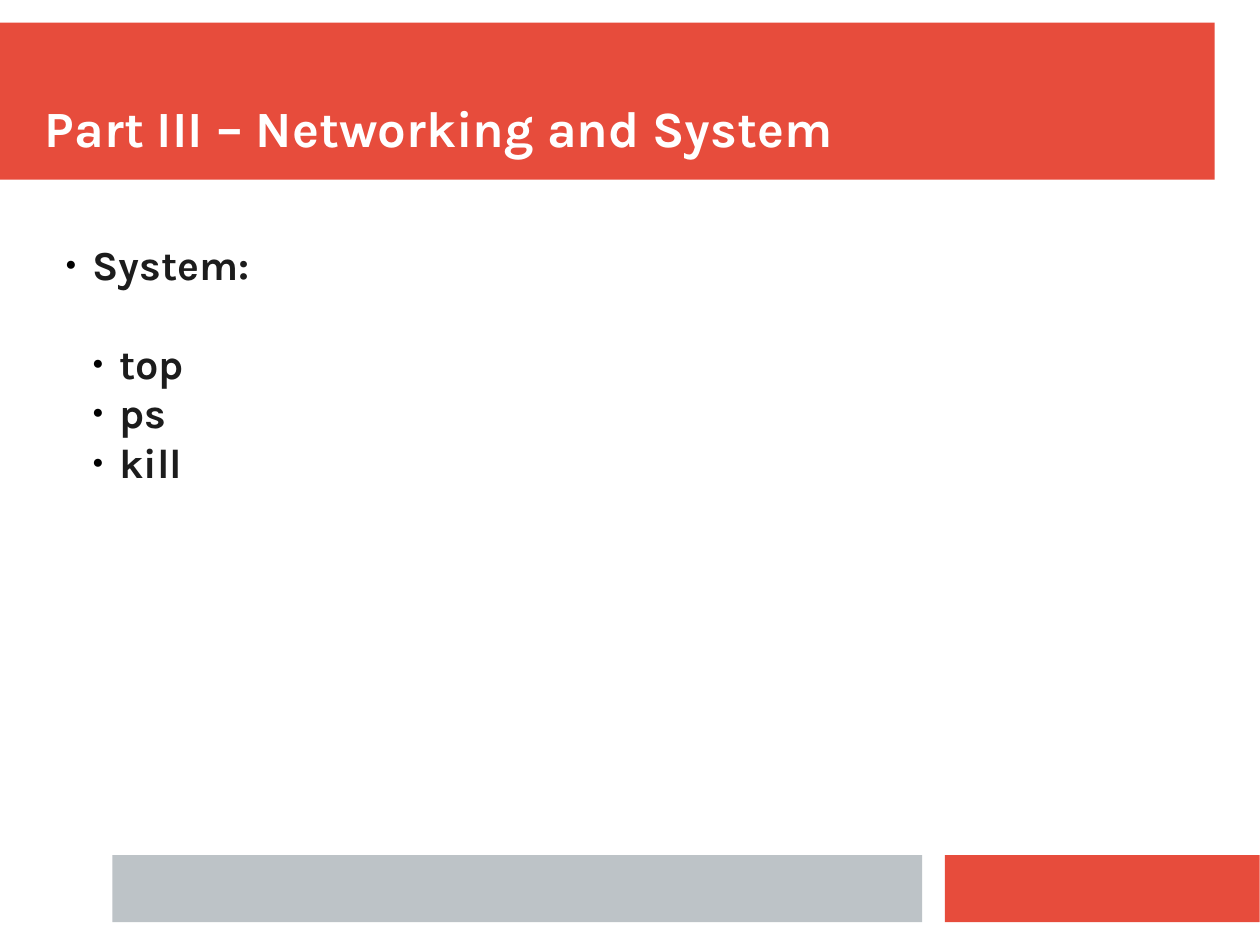
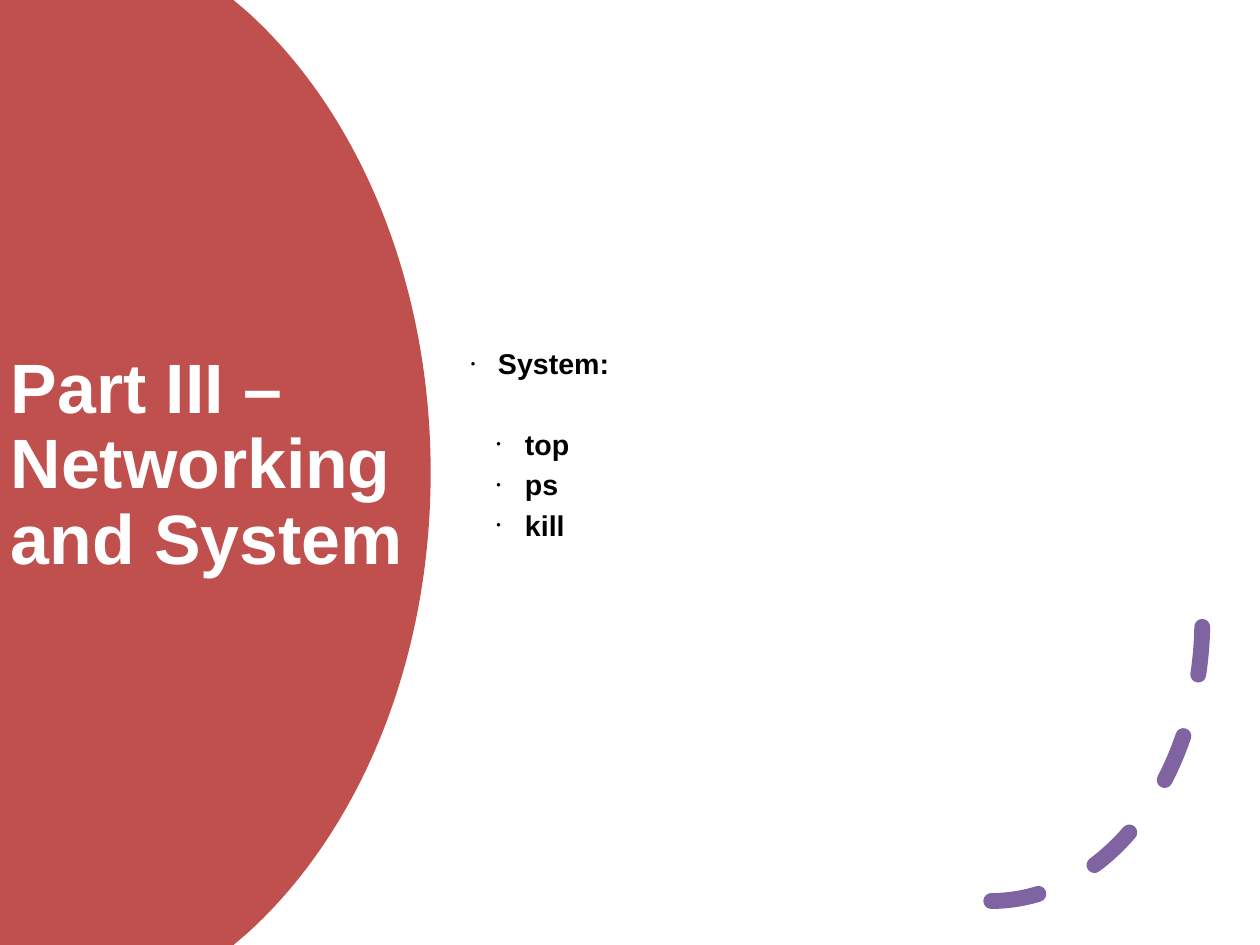
Before and after one commit to ianmiell/introduction-to-the-command-line, a slide deck: slide 18 of slides/introduction_to_the_command_line.pptx. Drawn at 1260x945 pixels with LibreOffice and Linux fonts; fonts in the diff are those of the drawing. Boxes give left, top, right and bottom in pixels: in the first picture for what was removed or moved away, otherwise in the second. Text is boxed around its words. In the diff, an @@ line names an element or a change of style, - is before the commit and + after.

```diff
--- a/slides/introduction_to_the_command_line.pptx
+++ b/slides/introduction_to_the_command_line.pptx
@@ rectangle added at [0, 0, 1260, 945], fill #FFFFFF @@
@@ freeform shape added at [0, 0, 431, 945], fill #C0504D @@
@@ text "System:": place and size @@
-text "System:" at [92, 252, 249, 478]
+text "System:" at [498, 354, 609, 536]
@@ text "System:" at [498, 354, 609, 536]: size 26 to 18 pt, font Karla to Arial, text colour #1C1C1C to #000000; bullet ● to •; line spacing 1 to 0.9; more space between paragraphs; vertical alignment top to middle @@
@@ text "Part III – Networking and ...": place and size @@
-text "Part III – Networking and ..." at [45, 111, 832, 159]
+text "Part III – Networking and ..." at [11, 365, 402, 577]
@@ text "Part III – Networking and ..." at [11, 365, 402, 577]: size 32 to 44 pt, font Karla to Arial; line spacing 1 to 0.9; more space between paragraphs; vertical alignment bottom to middle @@
@@ arc (boxed as its full ellipse) added at [781, 338, 1203, 901], outline #8064A2 10 pt dashed @@
@@ rectangle removed at [112, 855, 922, 923] @@
```
Also in this commit, not shown: 19 other slides changed, 1 other file.
